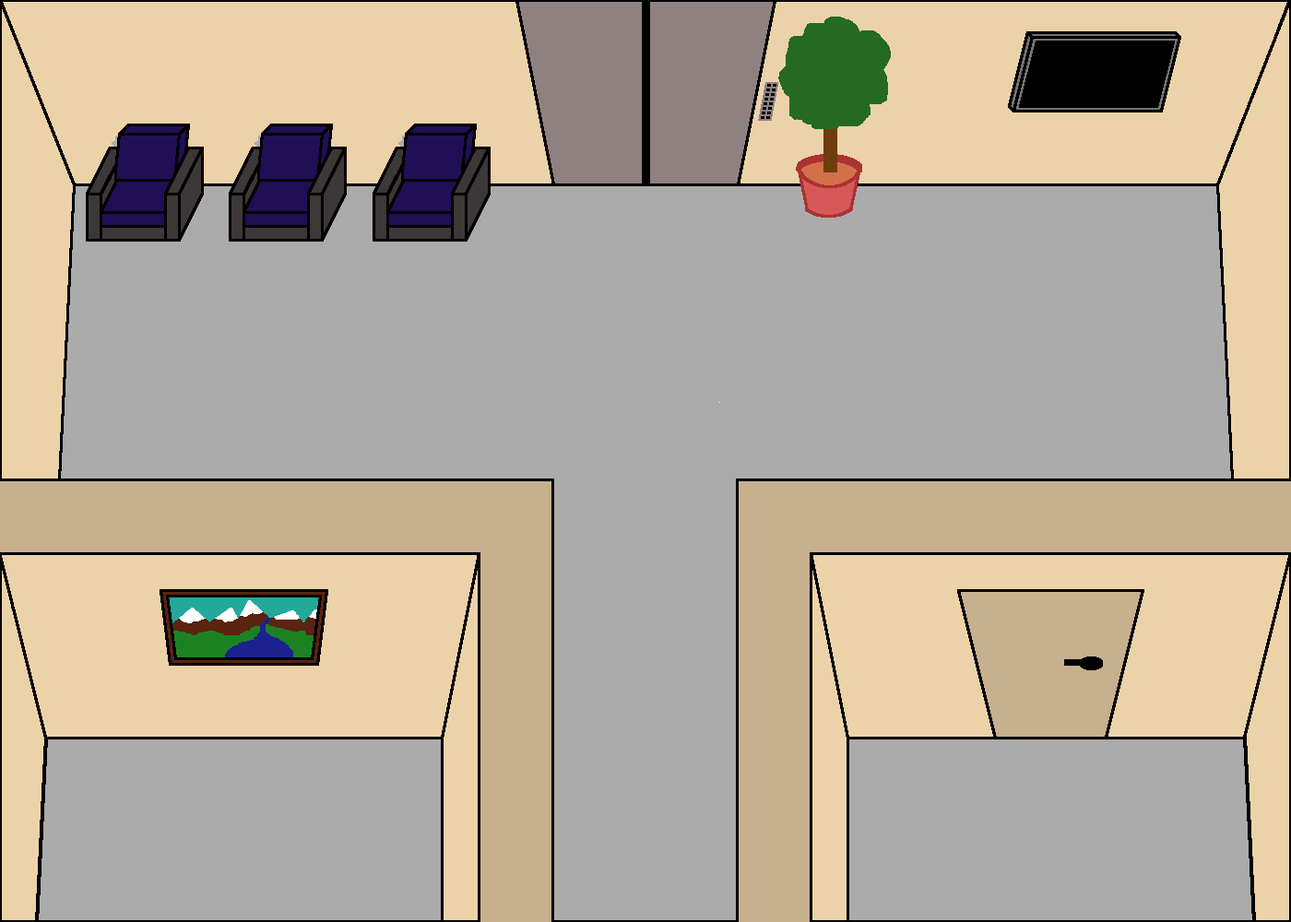
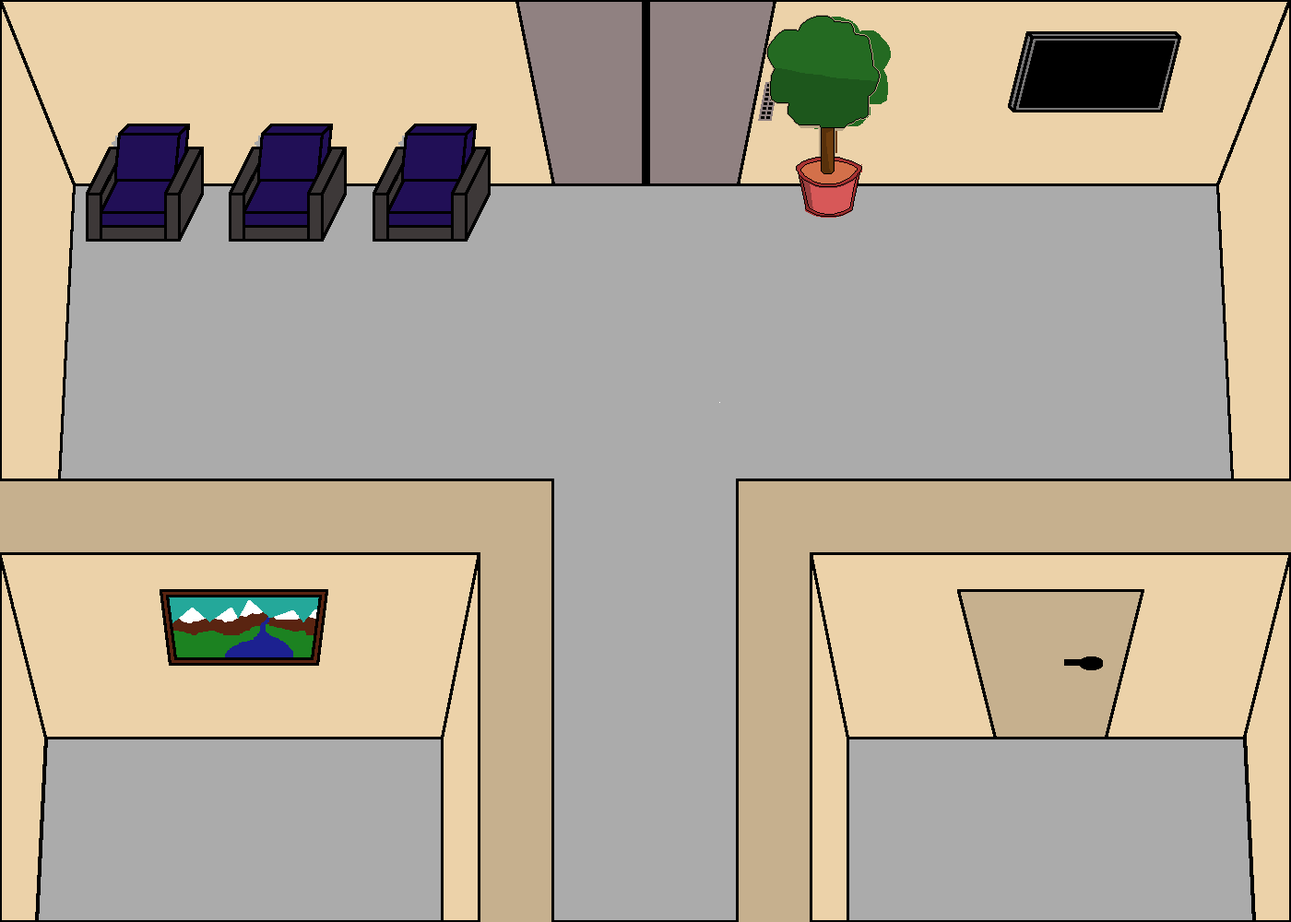
Layered file, before and after one edit (1291x922). Changes by layer:
added layer "Pasted Layer #1" above "scene3" over [left=766, top=14, right=881, bottom=217]
